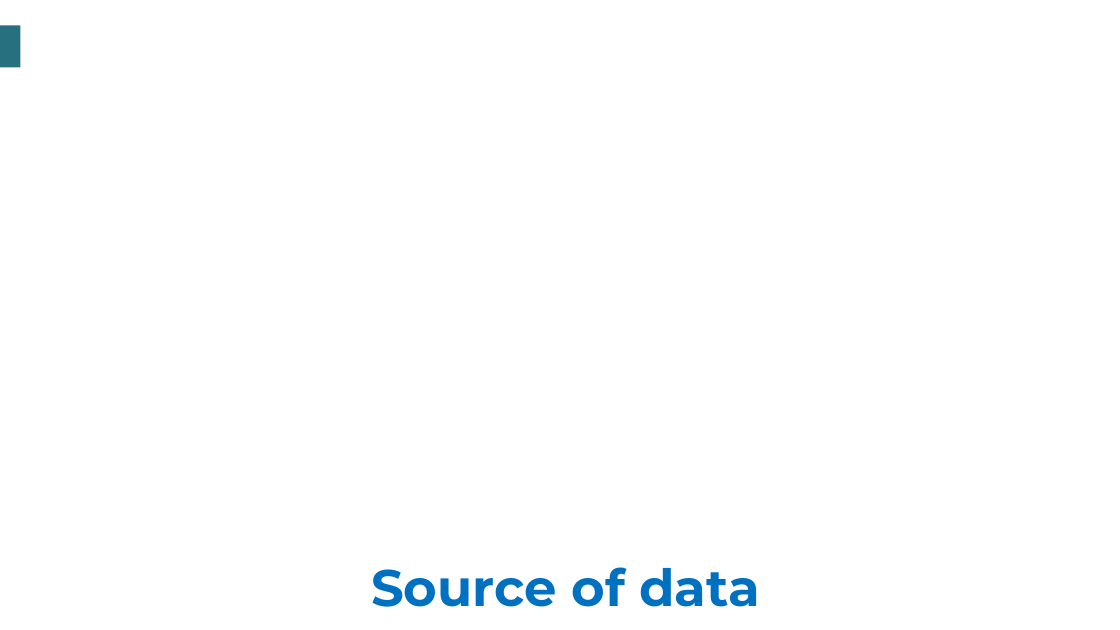
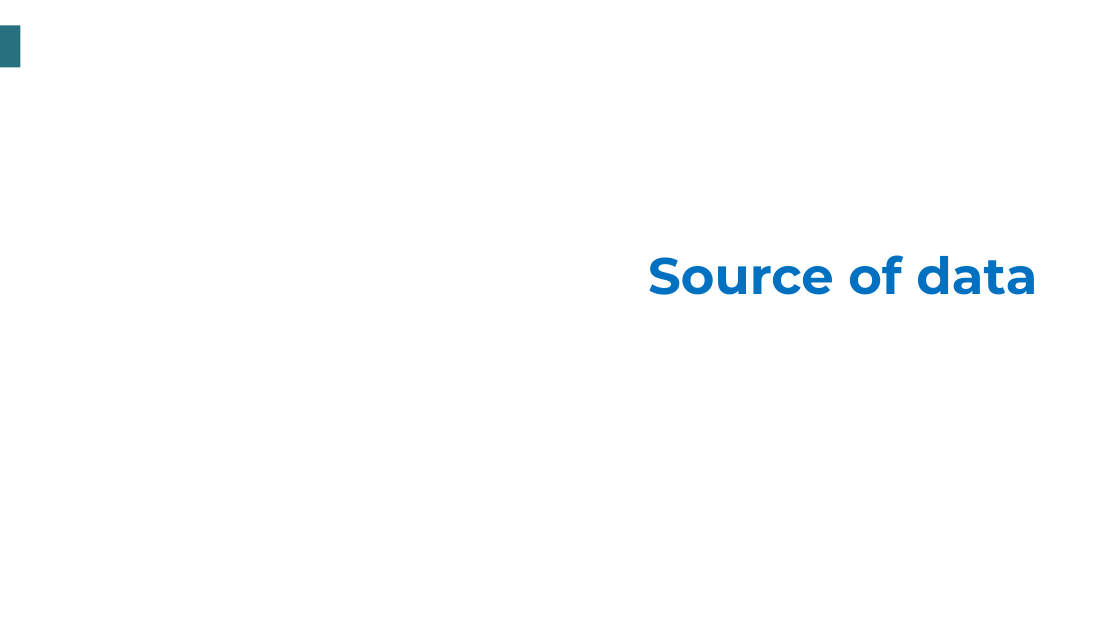
Before and after one commit to tauniversity/TAU-Data-Science-Training, a slide deck: slide 2 of Data Science resources/Introduction to Data Science/Slides/Slide Unit 1/2. Source of data.pptx. Drawn at 1120x630 pixels with LibreOffice and Linux fonts; fonts in the diff are those of the drawing; background and template pictures are left out. Boxes give left, top, right and bottom in pixels: in the first picture for what was removed or moved away, otherwise in the second. Text is boxed around its words. In the diff, an @@ line names an element or a change of style, - is before the commit and + after.

Commit message:
Slide Unit 1: Source of data (completed)

```diff
--- a/Data Science resources/Introduction to Data Science/Slides/Slide Unit 1/2. Source of data.pptx
+++ b/Data Science resources/Introduction to Data Science/Slides/Slide Unit 1/2. Source of data.pptx
@@ title "Source of data": place and size @@
-title "Source of data" at [371, 567, 760, 607]
+title "Source of data" at [648, 255, 1037, 295]
```
Also in this commit, not shown: 1 other slide changed.
